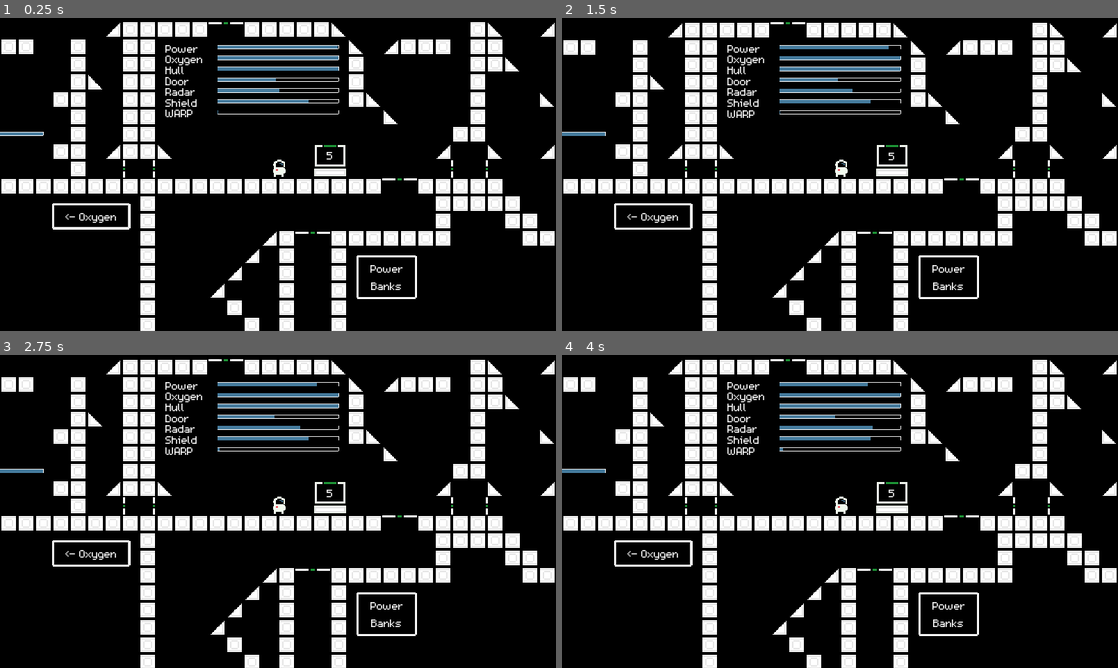
Above: before the commit, frames 1-4 (two rows, left to right).
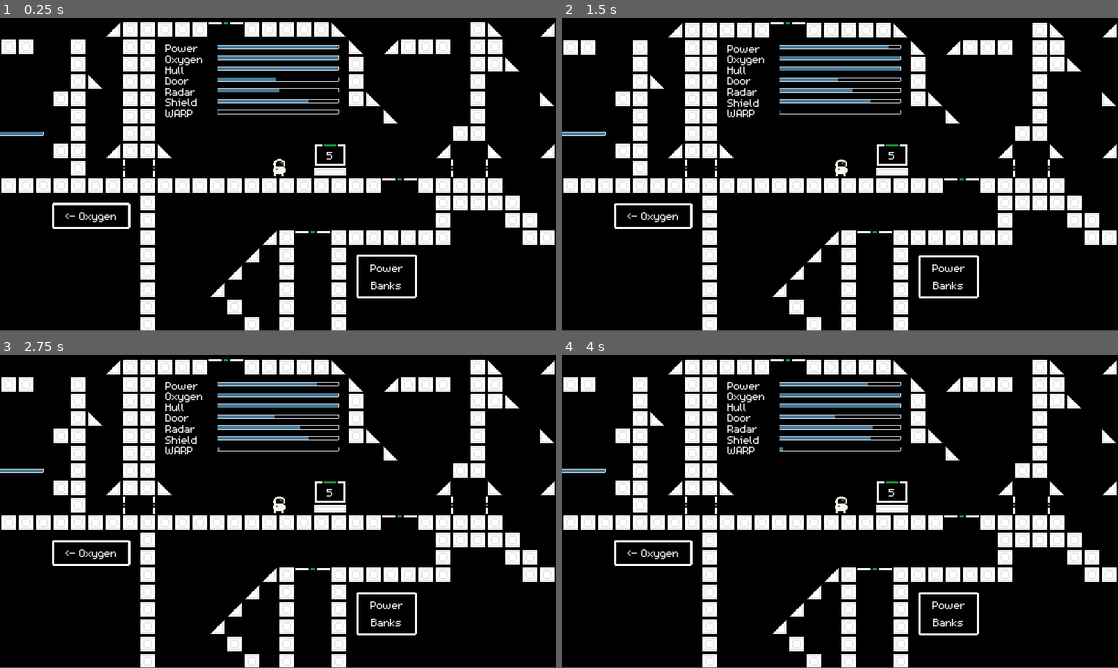
Above: after the commit, the same moments.

Repository: Lasenist/LasenGMTK2020
Game: Godot game, scene res://play_map.tscn
Two runs of this game, one before a commit and one after it. Both use one fixed random seed, a clock stepped at 60 frames per second and the inputs below. The project has no main scene, so this scene is started directly.
Inputs:
- Up to frame 1 (0.25 s): no input
- Up to frame 2 (1.5 s): no input
- Up to frame 3 (2.75 s): tap Enter at 2 s
- Up to frame 4 (4 s): tap Space at 2.75 s; tap Enter at 3.5 s
The window is 800x469 before the commit and 800x468 after it. Grey fills any space a smaller window leaves; there, only what the larger window draws over its background counts as a difference.

The runs differ from the first frame. In frame 1, 5.3% of the frame differs, in the area x 0-100%, y 8-100%; in frame 2, 5.6%, in the area x 0-100%, y 9-100%; in frame 3, 5.6%; in frame 4, 5.6%.

Commit message:
Add defaulting levers to a certain state

Diff:
--- a/play_map.tscn
+++ b/play_map.tscn
@@ -76,12 +76,20 @@
 	var was_successful = _alter_resource(name, -amount)
 	if was_successful :
 		requester.give_resource()
+	elif name == \"power\" :
+		_short_circuit()
 
 func _on_enemy_timer_timeout():
 	var enemies = randi()%10+1
 	for object in $objects.get_children():
 		if object.is_in_group(\"radar\") :
 			object.set_display(enemies)
+
+func _short_circuit():
+	for givenodes in get_tree().get_nodes_in_group(\"give_resource\") :
+		if givenodes.give_resource_name == \"power\" && givenodes.is_on:
+			givenodes.is_on = false
+			print(\"short circuited\")
 "
 
 [node name="Node2D" type="Node2D"]
--- a/project.godot
+++ b/project.godot
@@ -26,6 +26,7 @@
 window/size/test_width=1024
 window/size/test_height=600
 window/stretch/mode="2d"
+window/stretch/aspect="keep"
 
 [importer_defaults]
 
--- a/scenes/give_lever.tscn
+++ b/scenes/give_lever.tscn
@@ -11,19 +11,21 @@
 
 onready var lever = $lever
 
+export var give_resource_name = \"power\"
+export var is_on : bool setget set_is_on
 
-export var resource_name = \"power\"
-export var is_on : bool
+func _ready():
+	lever.is_on = is_on
 
-# Called when the node enters the scene tree for the first time.
-func _ready():
-	lever.is_on = self.is_on
-
+func set_is_on(value) :
+	is_on = value
+	if lever :
+		lever.is_on = value
 
 # Called every frame. 'delta' is the elapsed time since the previous frame.
 func _process(delta):
 	if lever.is_on :
-		emit_signal(\"give_resource\", resource_name, RESOURCE_A_SECOND * delta)
+		emit_signal(\"give_resource\", give_resource_name, RESOURCE_A_SECOND * delta)
 "
 
 [node name="give_lever" type="Node2D" groups=[
--- a/scenes/lever.tscn
+++ b/scenes/lever.tscn
@@ -10,23 +10,32 @@
 const INTERACT_COOLDOWN_LENGTH = 0.5 # In Seconds
 var interact_cooldown = 0
 
-export var is_on = false
+export var is_on = false setget set_is_on
 
-# Called when the node enters the scene tree for the first time.
-func _ready():
-	pass # Replace with function body.
+func set_is_on(value):
+	is_on = value
+	if is_on :
+		_on()
+	else:
+		_off()
 
 func _process(delta):
 	if interact_cooldown > 0 :
 		interact_cooldown -= delta
 
+func _on():
+	is_on = true
+	$AnimatedSprite.play(\"on\")
+
+func _off():
+	is_on = false
+	$AnimatedSprite.play(\"off\")#
+
 func toggle():
 	if is_on :
-		is_on = false
-		$AnimatedSprite.play(\"off\")
+		_off()
 	else :
-		is_on = true
-		$AnimatedSprite.play(\"on\")
+		_on()
 
 func _on_Area2D_interacted():
 	if interact_cooldown <= 0 :
--- a/scenes/take_lever.tscn
+++ b/scenes/take_lever.tscn
@@ -29,7 +29,8 @@
 # Called every frame. 'delta' is the elapsed time since the previous frame.
 func _process(delta):
 	if lever.is_on :
-		emit_signal(\"take_resource\", self, take_resource_name, TAKE_RESOURCE_A_SECOND * delta)
+		var resource_used = TAKE_RESOURCE_A_SECOND * delta
+		emit_signal(\"take_resource\", self, take_resource_name, resource_used)
 
 	if is_powered_to_give_resource :
 		emit_signal(\"give_resource\", give_resource_name, GIVE_RESOURCE_A_SECOND * delta)
